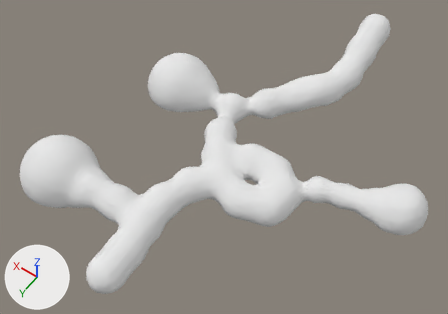
Two versions of the Blender file Blends/Caves/EmeraldIsland/TempleOfTheMoon.blend, one commit apart.
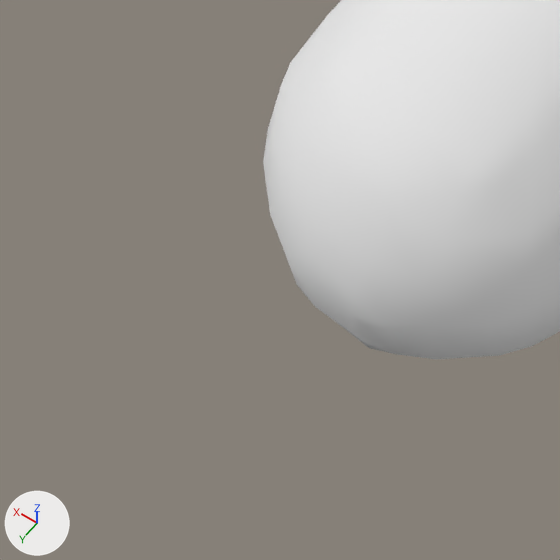
There are two pictures of each version: one whole from a camera (50 mm lens) standing at (-11.52, 34.96, 29.82) and looking at (3.02, 14.6, -2.17), one close up on the part from 13% to 26% of the width and 82% to 100% of the height. The lights are fixed; the arrows at lower left show +X, +Y and +Z.

Objects in the first close-up: 'Mball.030'.
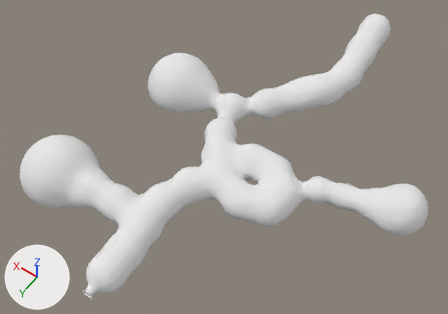
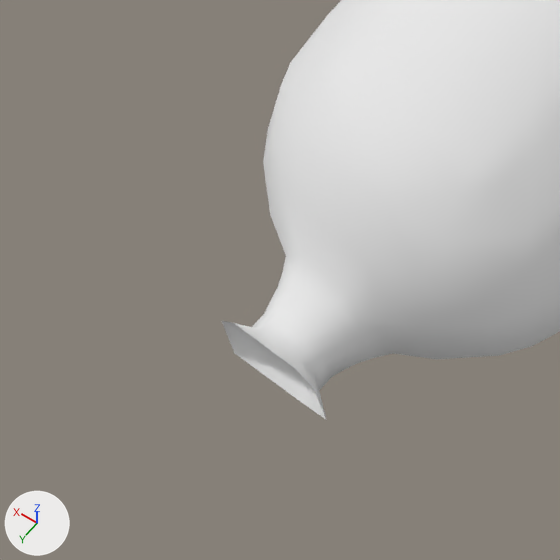
Commit message: temple of the moon continued

The change, as a list of edits to the scene's bpy script:
```text
Change me_mesh:
    used by ob_mball_030; location = (0.0, 0.0, 0.0)
    remove me_mesh.from_pydata(...)  # 4762 vertices, 5774 faces; spans x -9.8..13.9, y -1.1..26.2, z -3.9..0.9
    add me_mesh.from_pydata(...)  # 4806 vertices, 5813 faces; spans x -9.8..13.9, y -1.1..26.7, z -3.9..0.9
    me_mesh part 1
    3 vertices are removed from x 3.8..4.2, y 26.2, z -3.3..-2.9
    9 faces are deleted
    2 vertices move from x 3.8..4.2, y 26.2, z -3.5..-3.3 to x 3.8..4.3, y 26.2..26.3, z -3.4..-3.3
    47 vertices are added at x 3.6..4.4, y 26.3..26.7, z -3.4..-2.8
    48 new faces join them
```

Changed parts and their boxes (x1, y1, x2, y2) in the close-ups (560 x 560 px):
'Mball.030', reshaped
    before: (263, 0, 560, 359)
    after: (222, 0, 560, 419)
part 1 of me_mesh, built on
    before: (287, 251, 396, 354)
    after: (222, 255, 392, 419)
